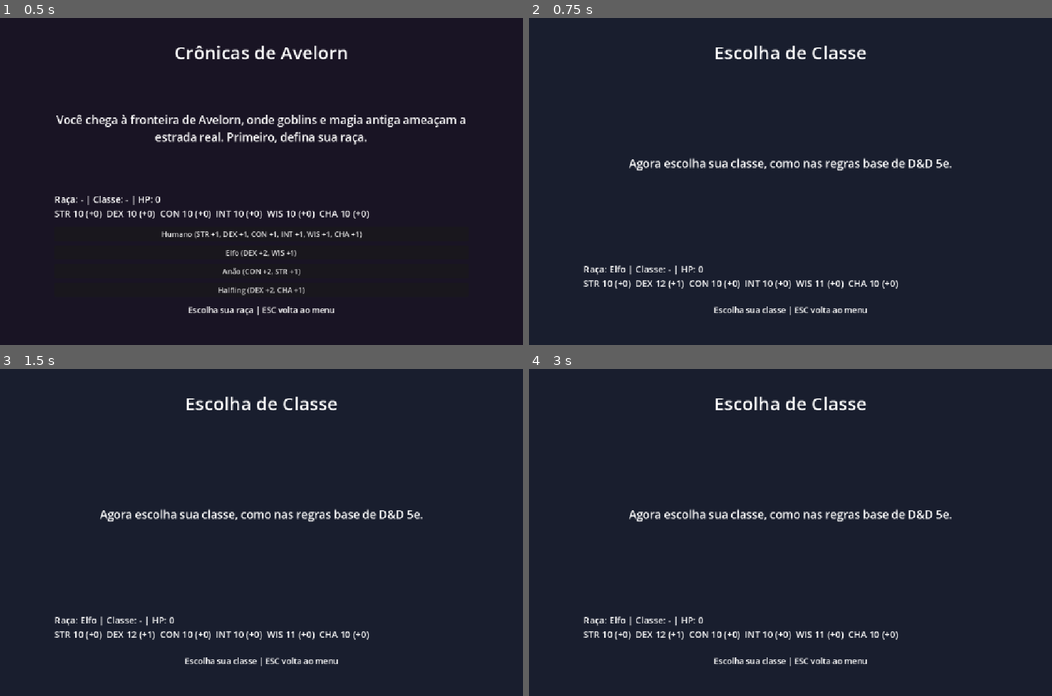
Above: before the commit, frames 1-4 (two rows, left to right).
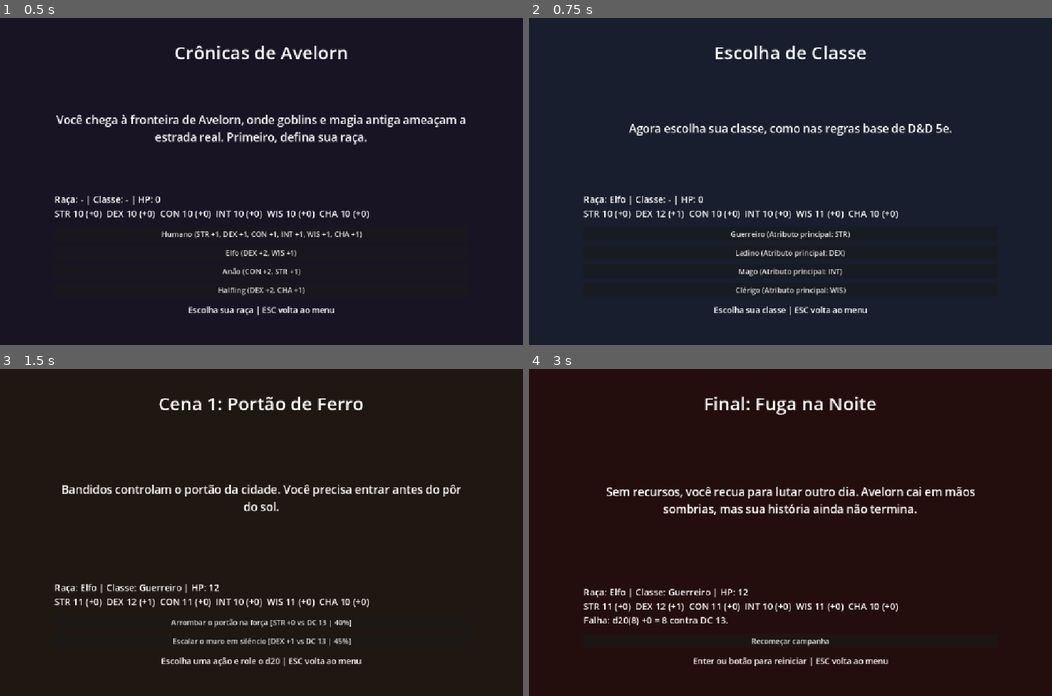
Above: after the commit, the same moments.

Repository: vmagione/Simple-games-prototypes
Game: Godot game, scene res://Scenes/RPGDecision.tscn
The game is run twice, just before and just after one commit, with the same random seed, the same clock (stepped at 60 frames per second) and the same inputs. This scene is started directly instead of the project's main scene.
Inputs (mouse positions are in pixels of both pictures, inside the frame that each line leads up to):
- Up to frame 1 (0.5 s): no input
- Up to frame 2 (0.75 s): click "Elfo (DEX +2, WIS +1)" at 0.5 s
- Up to frame 3 (1.5 s): click (261, 584) at 1.25 s, where only the run after the commit has a clickable "Guerreiro (Atributo principal…"
- Up to frame 4 (3 s): click (790, 620) at 2 s, where only the run after the commit has a clickable "Arrombar o portão na força [S…"; click (790, 620) at 2.75 s, where only the run after the commit has a clickable "Resistir firme sob pressão [C…"

Frame 1 is identical in both runs. In frame 2, 4.6% of the frame differs, in the area x 10-81%, y 32-85%; in frame 3, 94%; in frame 4, 100%, in the area x 0-100%, y 0-100%.
Error before the commit: Invalid access to property or key 'main' on a base object of type 'String'. (res://Scripts/rpg_decision_game.gd:177)

Commit message:
Fix class selection button data lookup in RPG game

Diff:
--- a/Scripts/rpg_decision_game.gd
+++ b/Scripts/rpg_decision_game.gd
@@ -173,8 +173,8 @@
 
 func _add_class_buttons() -> void:
 	for class_name_aux in CLASSES.keys():
-		var _class_name: Dictionary = CLASSES[class_name_aux]
-		var button := _create_button("%s (Atributo principal: %s)" % [_class_name, class_name_aux["main"]])
+		var class_data: Dictionary = CLASSES[class_name_aux]
+		var button := _create_button("%s (Atributo principal: %s)" % [class_name_aux, class_data["main"]])
 		button.pressed.connect(func() -> void:
 			_select_class(class_name_aux)
 		)
